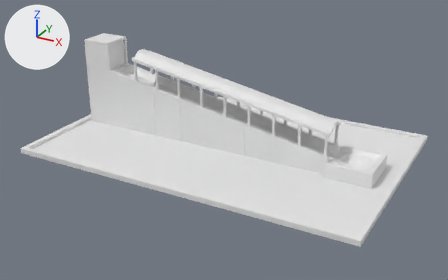
Before and after pictures for a commit that changed the Blender file Assets/Models/World Assets/Demo 3 - Puzzle Demo/Room 2/_Room 2 - Scene.blend.
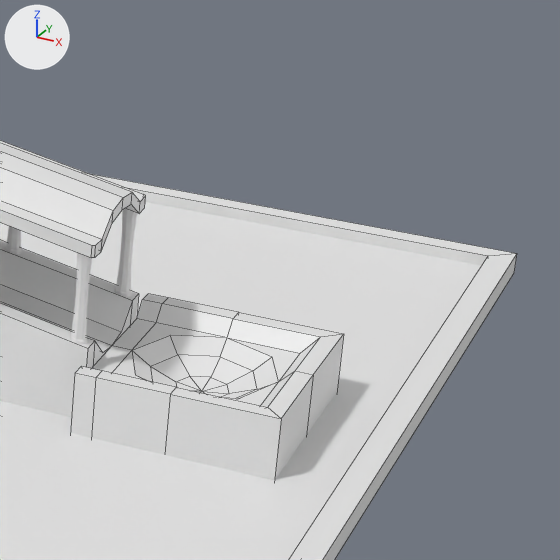
Each version appears first whole from a camera (50 mm lens) standing at (63.0, -118.2, 60.5) and looking at (-0.2, -3.5, 3.1), and next in a close-up on the part from 69% to 98% of the width and 27% to 74% of the height. Arrows for +X, +Y and +Z are at upper left; the lights stay in place. The older version's two pictures come first. The close-ups show mesh edges as thin lines.

Names of what the first close-up shows: 'Ball Pit', 'Pillars - Base', 'Pool Rim', 'Ramp - Base', 'Water'.
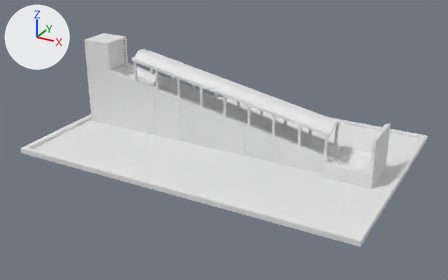
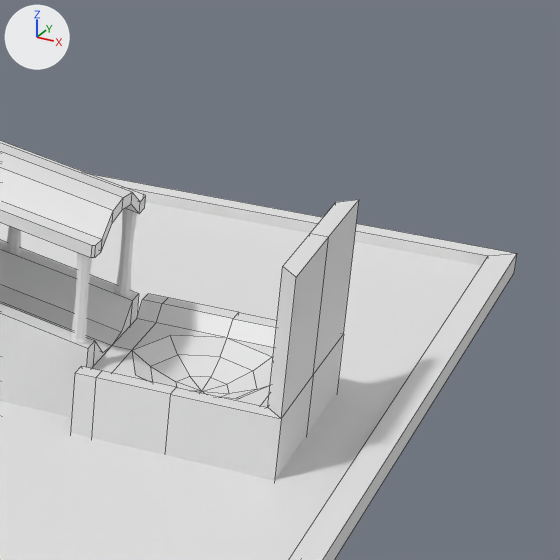
What the commit changed:
me_plane_006 is used by ob_ball_pit; location (31.93, 0.0, 3.51); scale (1.53, 1.0, 1.0).
Verts and faces of me_plane_006; kept vertices keep their numbers, new ones are numbered from 59.
Before the commit, vertices of me_plane_006: 31 (1.53, -4.51, 0.27) at pixel (267, 407), 32 (1.53, 0.0, 0.27) at pixel (295, 370), 33 (1.53, 4.51, 0.27) at pixel (320, 336), 38 (2.12, -5.41, 0.27) at pixel (281, 418), 39 (2.12, 0.0, 0.27) at pixel (313, 374).
Before the commit, vertices of me_plane_006: 40 (2.12, 5.41, 0.27) at pixel (343, 333).
me_plane_006 had 59 vertices, 56 faces and spanned x -4.59..2.12, y -5.41..5.41, z -3.32..0.27.
me_plane_006 now has 65 vertices, 62 faces and spans x -4.59..2.12, y -5.41..5.41, z -3.32..7.56.
Part 1, on me_plane_006:
Faces deleted: (31, 38, 39, 32), (32, 39, 40, 33).
New vertices 59 to 64 stand at vertices 31, 32, 33, 38, 39, 40, in that order, plus (0.0, 0.0, 7.29).
New faces: (39, 40, 64, 63), (31, 59, 60, 32), (59, 62, 63, 60), (60, 63, 64, 61), (33, 61, 64, 40), (32, 60, 61, 33).
New faces: (31, 38, 62, 59), (38, 39, 63, 62).

Location of each change, [x1, y1, x2, y2] in pixels of the close-ups (560 x 560 px):
'Ball Pit', reshaped (51% taller): before [71, 294, 343, 480]; after [71, 199, 359, 480]
part 1 of me_plane_006, built on: before [268, 334, 343, 418]; after [268, 199, 359, 418]
